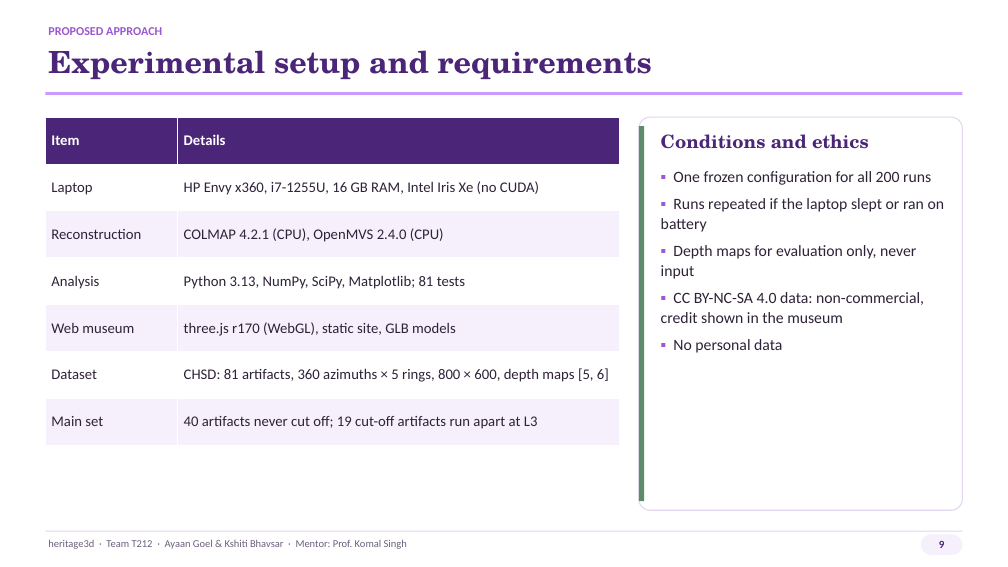
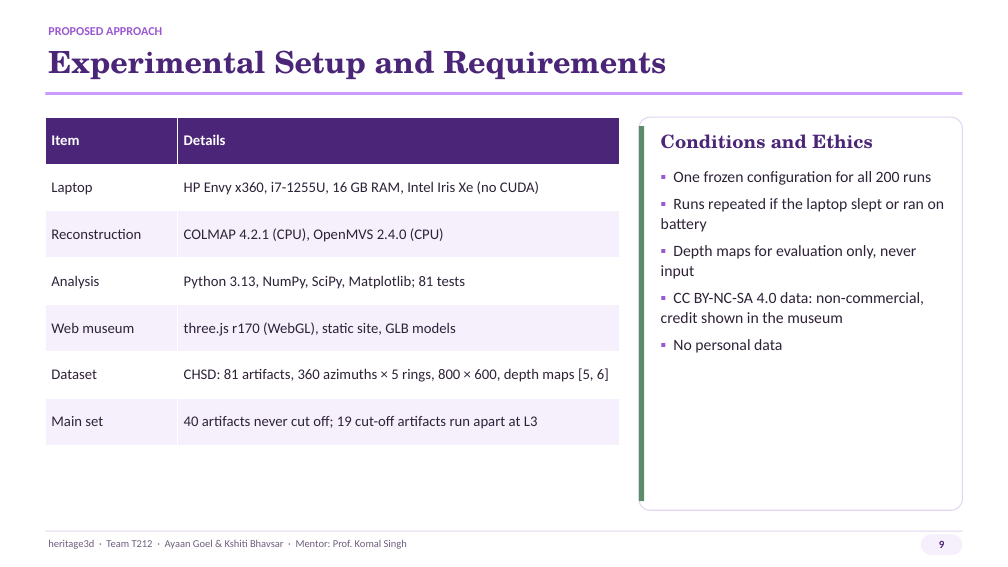
Before and after one commit to ayaan-goel/heritage3d, a slide deck: slide 9 of Deliverables/Presentation/heritage3d_Presentation_v2.pptx. Drawn at 1008x567 pixels with LibreOffice and Linux fonts; fonts in the diff are those of the drawing. Boxes give left, top, right and bottom in pixels: in the first picture for what was removed or moved away, otherwise in the second. Text is boxed around its words. In the diff, an @@ line names an element or a change of style, - is before the commit and + after.

```diff
--- a/Deliverables/Presentation/heritage3d_Presentation_v2.pptx
+++ b/Deliverables/Presentation/heritage3d_Presentation_v2.pptx
@@ text at (48, 50, 666, 79): text changed @@
-Experimental setup and requirements
+Experimental Setup and Requirements
@@ text at (661, 134, 872, 149): text changed @@
-Conditions and ethics
+Conditions and Ethics
```
Also in this commit, not shown: 15 other slides changed, 1 other file.
